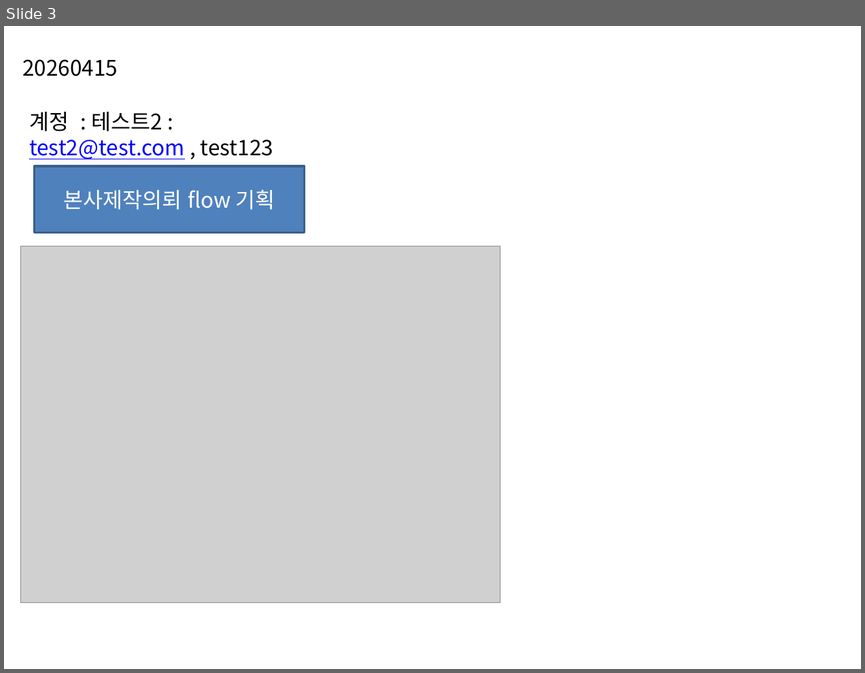
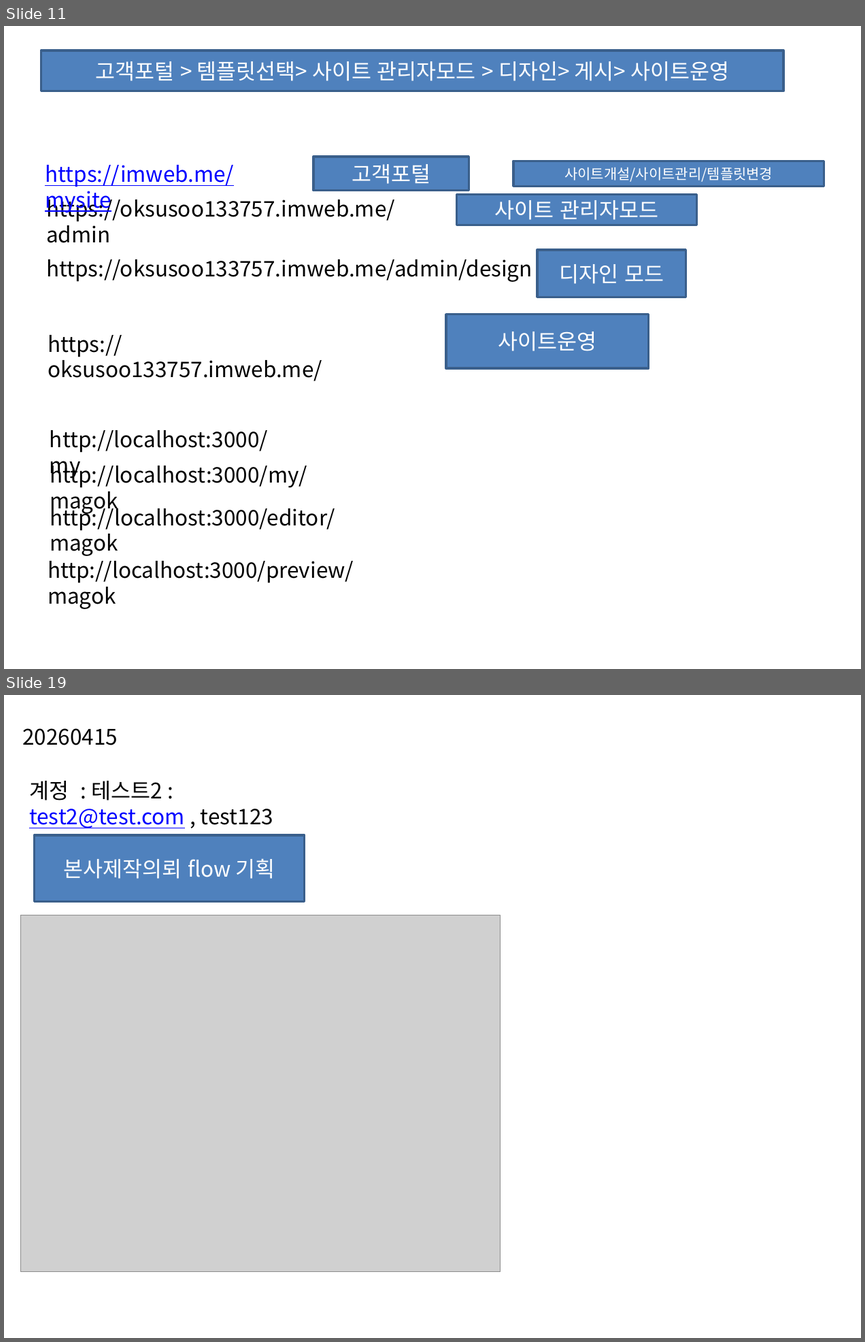
Before and after one commit to oksusoo1/homepageDev, a slide deck: My-plaform.pptx. Shown one above the other, each under a label of ours: slide 3 before the commit, slides 11 and 19 after it; the slides between them are not shown. The pictures are 865x673 and 865x1342 pixels, drawn with LibreOffice and Linux fonts; fonts in the diff are those of the drawing; grey boxes stand for pictures. Boxes give left, top, right and bottom in pixels: in the first picture for what was removed or moved away, otherwise in the second. Text is boxed around its words. In the diff, an @@ line names an element or a change of style, - is before the commit and + after.

```diff
--- a/My-plaform.pptx
+++ b/My-plaform.pptx
@@ slide 11 added at [4, 26, 861, 669], background #FFFFFF @@
@@ rectangle added at [41, 51, 783, 91], fill #4F81BD, outline #3A5F8C 2 pt, 18 pt, text #FFFFFF @@
+고객포털 > 템플릿선택> 사이트 관리자모드 > 디자인> 게시> 사이트운영
@@ text added at [45, 165, 234, 214], 18 pt, text #0000FF, underline @@
+https://imweb.me/mysite
@@ rectangle added at [313, 157, 468, 190], fill #4F81BD, outline #3A5F8C 2 pt, 18 pt, text #FFFFFF @@
+고객포털
@@ rectangle added at [513, 161, 823, 185], fill #4F81BD, outline #3A5F8C 2 pt, 12 pt, text #FFFFFF @@
+사이트개설/사이트관리/템플릿변경
@@ text added at [46, 195, 395, 243], 18 pt, text #000000 @@
+https://oksusoo133757.imweb.me/admin
@@ rectangle added at [456, 195, 696, 226], fill #4F81BD, outline #3A5F8C 2 pt, 18 pt, text #FFFFFF @@
+사이트 관리자모드
@@ rectangle added at [537, 250, 685, 297], fill #4F81BD, outline #3A5F8C 2 pt, 18 pt, text #FFFFFF @@
+디자인 모드
@@ text added at [46, 259, 532, 282], 18 pt, text #000000 @@
+https://oksusoo133757.imweb.me/admin/design
@@ rectangle added at [446, 314, 649, 368], fill #4F81BD, outline #3A5F8C 2 pt, 18 pt, text #FFFFFF @@
+사이트운영
@@ text added at [48, 335, 322, 381], 18 pt, text #000000 @@
+https://oksusoo133757.imweb.me/
@@ text added at [50, 430, 268, 479], 18 pt, text #000000 @@
+http://localhost:3000/my
@@ text added at [50, 461, 307, 514], 18 pt, text #000000 @@
+http://localhost:3000/my/magok
@@ text added at [50, 503, 334, 556], 18 pt, text #000000 @@
+http://localhost:3000/editor/magok
@@ text added at [48, 560, 354, 609], 18 pt, text #000000 @@
+http://localhost:3000/preview/magok
@@ what was slide 3 is now slide 19 @@
```
Also in this commit, not shown: 15 other slides added, 8 other files.
